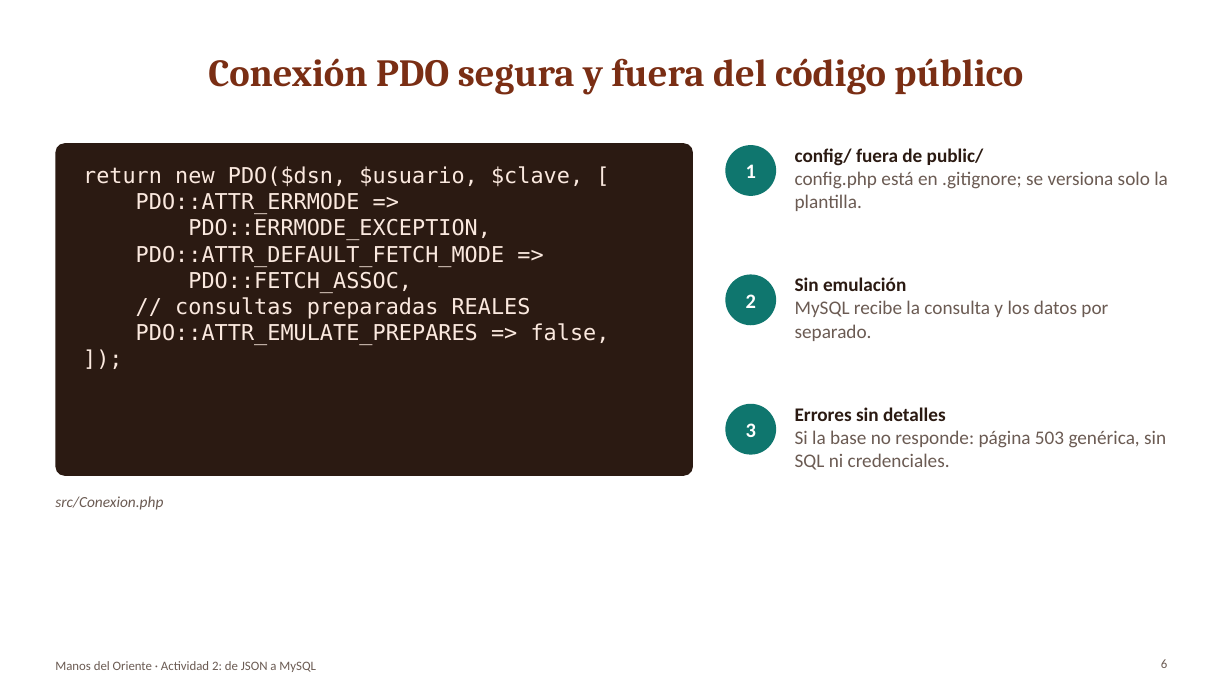
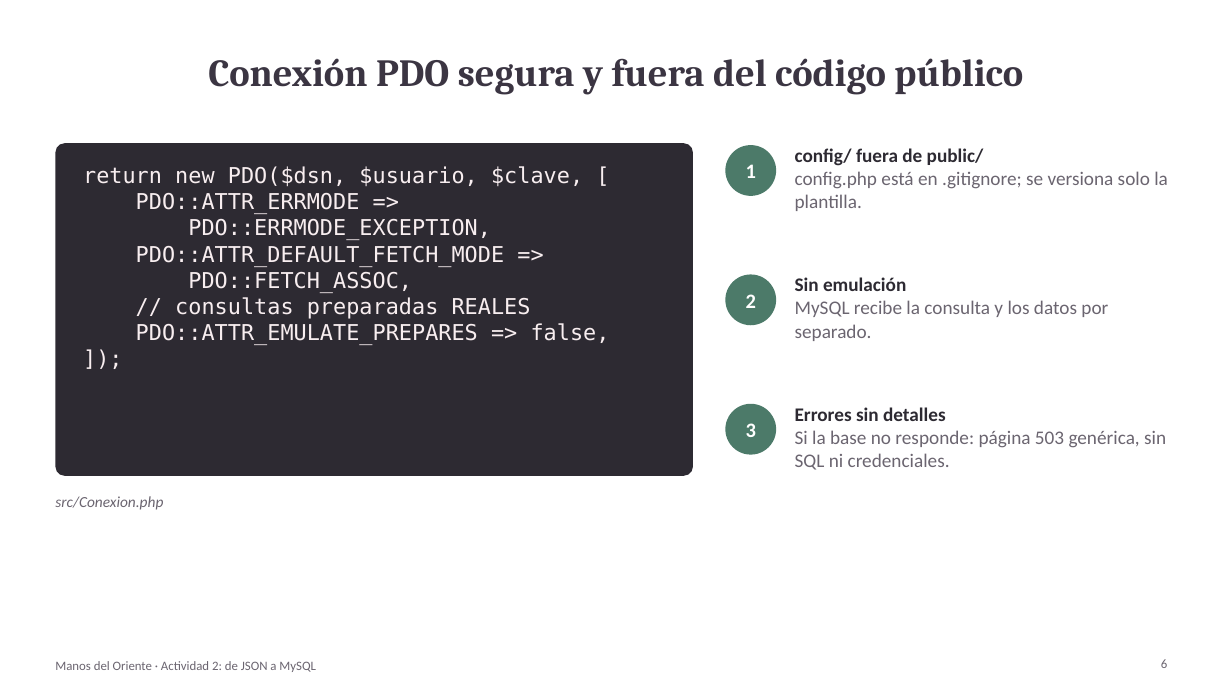
Before and after one commit to TecnologiaWeb2/Tecnologiaweb2, a slide deck: slide 6 of docs/actividad-02/Presentacion_Actividad02.pptx. Drawn at 1232x693 pixels with LibreOffice and Linux fonts; fonts in the diff are those of the drawing. Boxes give left, top, right and bottom in pixels: in the first picture for what was removed or moved away, otherwise in the second. Text is boxed around its words. In the diff, an @@ line names an element or a change of style, - is before the commit and + after.

```diff
--- a/docs/actividad-02/Presentacion_Actividad02.pptx
+++ b/docs/actividad-02/Presentacion_Actividad02.pptx
@@ title "Conexión PDO segura y fuera ..." at (208,58,1023,95): text colour #7A2E14 to #3B3542 @@
@@ rounded rectangle at (55,143,693,476): fill #2B1A12 to #2D2A32 @@
@@ text "config/ fuera de public/" at (795,148,1168,211): text colour #2B1A12 to #2D2A32 in "config/ fuera de public/"; text colour #6B5B53 to #6B6570 in "config.php está en .gitignore; se versiona solo ..." @@
@@ text "return new PDO($dsn, $usuario, $clave, ..." at (83,166,610,345): text colour #FBE9DF to #F8EEF0 @@
@@ text "Sin emulación" at (795,277,1108,341): text colour #2B1A12 to #2D2A32 in "Sin emulación"; text colour #6B5B53 to #6B6570 in "MySQL recibe la consulta y los datos ..." @@
@@ fill #0F766E to #4C7A69 in 3 elements at (726,145,776,196), (726,274,776,325), (726,404,776,455) @@
@@ text "Errores sin detalles" at (795,407,1166,470): text colour #2B1A12 to #2D2A32 in "Errores sin detalles"; text colour #6B5B53 to #6B6570 in "Si la base no responde: página 503 ..." @@
@@ text colour #6B5B53 to #6B6570 in 3 elements at (55,496,163,510), (1161,659,1167,668), (55,661,316,672) @@
```
Also in this commit, not shown: 12 other slides changed, 1 slide added, 12 other files.
